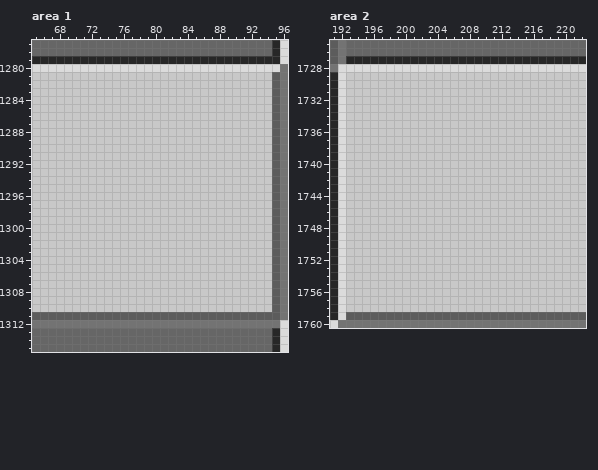
A pixel-art file gets an edit: Reference Images/holes.aseprite. The first picture shows the starting point.
512x2048 pixels, 1 frame. Colours within 5 levels of each other are drawn and written as one. Shown: area 1: x 65..96, y 1277..1315; area 2: x 191..222, y 1725..1760. The commit also changed other parts of the picture, which this record leaves out.
Once edited:
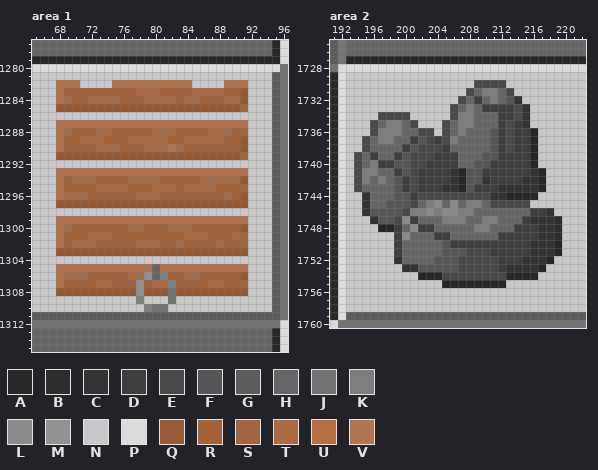
Palette (. is transparent): A #272727  B #2d2d2d  C #323333  D #3e3e3e  E #484949  F #555656  G #5c5c5c  H #666666  J #737373  K #7d7d7d  L #8a8a8a  M #929292  N #c8c8c8  P #dbdbdb  Q #985a35  R #a56238  S #a06644  T #ab6c45  U #b57045  V #b07551
From old to new:
layer "Layer 1" added
--- area 1, layer "Layer 1"
@@ x 65..96 @@
 1281 NNNNNNNNNNNNNNNNNNNNNNNNNNNNNNGJ
-1282 NNNNNNNNNNNNNNNNNNNNNNNNNNNNNNGJ
-1283 NNNNNNNNNNNNNNNNNNNNNNNNNNNNNNGJ
-1284 NNNNNNNNNNNNNNNNNNNNNNNNNNNNNNGJ
-1285 NNNNNNNNNNNNNNNNNNNNNNNNNNNNNNGJ
+1282 NNNUUUNNNNUUUUUUUUUUNNNNUUUNNNGJ
+1283 NNNURRRRRRRRRTTTRRRRTTTTRRQNNNGJ
+1284 NNNUTRRTTTTRRRTTTTRTTRRRTTQNNNGJ
+1285 NNNQQQQQQQQQQQQQQQQQQQQQQQSNNNGJ
 1286 NNNNNNNNNNNNNNNNNNNNNNNNNNNNNNGJ
-1287 NNNNNNNNNNNNNNNNNNNNNNNNNNNNNNGJ
-1288 NNNNNNNNNNNNNNNNNNNNNNNNNNNNNNGJ
-1289 NNNNNNNNNNNNNNNNNNNNNNNNNNNNNNGJ
-1290 NNNNNNNNNNNNNNNNNNNNNNNNNNNNNNGJ
-1291 NNNNNNNNNNNNNNNNNNNNNNNNNNNNNNGJ
+1287 NNNUUUUUUUUUUUUUUUUUUUUUUUUNNNGJ
+1288 NNNUTRRRTTRRRRRTTTRRRRTTTRSNNNGJ
+1289 NNNURRTTTRRRTTTTTRRTTTTTRRQNNNGJ
+1290 NNNURRRRTTTRRRTTTVTRRRRRRRQNNNGJ
+1291 NNNQQQQQQQQQQQQQQQQQQQQQQQSNNNGJ
 1292 NNNNNNNNNNNNNNNNNNNNNNNNNNNNNNGJ
-1293 NNNNNNNNNNNNNNNNNNNNNNNNNNNNNNGJ
-1294 NNNNNNNNNNNNNNNNNNNNNNNNNNNNNNGJ
-1295 NNNNNNNNNNNNNNNNNNNNNNNNNNNNNNGJ
-1296 NNNNNNNNNNNNNNNNNNNNNNNNNNNNNNGJ
-1297 NNNNNNNNNNNNNNNNNNNNNNNNNNNNNNGJ
+1293 NNNUUUUUUUUUUUUUUUUUUUUUUUUNNNGJ
+1294 NNNURTTTRRRRTTTTRRRRRTTTTTQNNNGJ
+1295 NNNURRRRTTTTRRRTTTRTTTTRRRSNNNGJ
+1296 NNNUTTTRRRRRRTTTRRRRRRRRTRQNNNGJ
+1297 NNNQQQQQQQQQQQQQQQQQQQQQQQQNNNGJ
 1298 NNNNNNNNNNNNNNNNNNNNNNNNNNNNNNGJ
-1299 NNNNNNNNNNNNNNNNNNNNNNNNNNNNNNGJ
-1300 NNNNNNNNNNNNNNNNNNNNNNNNNNNNNNGJ
-1301 NNNNNNNNNNNNNNNNNNNNNNNNNNNNNNGJ
-1302 NNNNNNNNNNNNNNNNNNNNNNNNNNNNNNGJ
-1303 NNNNNNNNNNNNNNNNNNNNNNNNNNNNNNGJ
+1299 NNNUUUUUUUUUUUUUUUUUUUUUUUUNNNGJ
+1300 NNNUTRRRRRRRTTRRRTTTRRRRRRQNNNGJ
+1301 NNNURRRTTTRRRRRRRRRTTTRRRTSNNNGJ
+1302 NNNURTTTRRRRRTTTRRTRRRRTRRSNNNGJ
+1303 NNNQQQQQQQQQQQQQQQQQQQQQQQQNNNGJ
 1304 NNNNNNNNNNNNNNNNNNNNNNNNNNNNNNGJ
-1305 NNNNNNNNNNNNNNNNNNNNNNNNNNNNNNGJ
-1306 NNNNNNNNNNNNNNNNNNNNNNNNNNNNNNGJ
-1307 NNNNNNNNNNNNNNNNNNNNNNNNNNNNNNGJ
-1308 NNNNNNNNNNNNNNNNNNNNNNNNNNNNNNGJ
-1309 NNNNNNNNNNNNNNNNNNNNNNNNNNNNNNGJ
-1310 NNNNNNNNNNNNNNNNNNNNNNNNNNNNNNGJ
+1305 NNNUUUUUUUUUUUUHUUUUUUUUUUUNNNGJ
+1306 NNNUTTTRRRRRTTMHKRRTTRRRRRQNNNGJ
+1307 NNNURRRRTTRRRMRTTKRRRRTTRRSNNNGJ
+1308 NNNQQQQQQQQQQMQQQJQQQQQQQQQNNNGJ
+1309 NNNNNNNNNNNNNKNNNJNNNNNNNNNNNNGJ
+1310 NNNNNNNNNNNNNNKJJNNNNNNNNNNNNNGJ
 1311 GGGGGGGGGGGGGGGGGGGGGGGGGGGGGGGJ
--- area 2, layer "Hole"
@@ x 191..222 @@
 1729 APNNNNNNNNNNNNNNNNNNNNNNNNNNNNNN
-1730 APNNNNNNNNNNNNNNNNNNNNNNNNNNNNNN
-1731 APNNNNNNNNNNNNNNNNNNNNNNNNNNNNNN
-1732 APNNNNNNNNNNNNNNNNNNNNNNNNNNNNNN
-1733 APNNNNNNNNNNNNNNNNNNNNNNNNNNNNNN
-1734 APNNNNNNNNNNNNNNNNNNNNNNNNNNNNNN
-1735 APNNNNNNNNNNNNNNNNNNNNNNNNNNNNNN
-1736 APNNNNNNNNNNNNNNNNNNNNNNNNNNNNNN
-1737 APNNNNNNNNNNNNNNNNNNNNNNNNNNNNNN
-1738 APNNNNNNNNNNNNNNNNNNNNNNNNNNNNNN
-1739 APNNNNNNNNNNNNNNNNNNNNNNNNNNNNNN
-1740 APNNNNNNNNNNNNNNNNNNNNNNNNNNNNNN
-1741 APNNNNNNNNNNNNNNNNNNNNNNNNNNNNNN
-1742 APNNNNNNNNNNNNNNNNNNNNNNNNNNNNNN
-1743 APNNNNNNNNNNNNNNNNNNNNNNNNNNNNNN
-1744 APNNNNNNNNNNNNNNNNNNNNNNNNNNNNNN
-1745 APNNNNNNNNNNNNNNNNNNNNNNNNNNNNNN
-1746 APNNNNNNNNNNNNNNNNNNNNNNNNNNNNNN
-1747 APNNNNNNNNNNNNNNNNNNNNNNNNNNNNNN
-1748 APNNNNNNNNNNNNNNNNNNNNNNNNNNNNNN
-1749 APNNNNNNNNNNNNNNNNNNNNNNNNNNNNNN
-1750 APNNNNNNNNNNNNNNNNNNNNNNNNNNNNNN
-1751 APNNNNNNNNNNNNNNNNNNNNNNNNNNNNNN
-1752 APNNNNNNNNNNNNNNNNNNNNNNNNNNNNNN
-1753 APNNNNNNNNNNNNNNNNNNNNNNNNNNNNNN
-1754 APNNNNNNNNNNNNNNNNNNNNNNNNNNNNNN
-1755 APNNNNNNNNNNNNNNNNNNNNNNNNNNNNNN
+1730 APNNNNNNNNNNNNNNNNEEEENNNNNNNNNN
+1731 APNNNNNNNNNNNNNNNEHKKHENNNNNNNNN
+1732 APNNNNNNNNNNNNNNEHDHKHFCNNNNNNNN
+1733 APNNNNNNNNNNNNNEHKHDDDDECNNNNNNN
+1734 APNNNNEEEENNNNNEKKHHHDDECNNNNNNN
+1735 APNNNEHKKHENNNEHKKHHHDEDCNNNNNNN
+1736 APNNNEKKKHHEENEHKHHHFDEDDANNNNNN
+1737 APNNEHKKHHDFEDEKHHHHFDEDDANNNNNN
+1738 APNNEHHHHDFEEEDHHHHHFDEDDANNNNNN
+1739 APNEHDHHDFEEEDDDHHHFFDDDDANNNNNN
+1740 APNEHKDDFFEEDDDDHHFFDDDDDANNNNNN
+1741 APNEKKHHDFEDDDDCAFFDDDDDDCANNNNN
+1742 APNEKHKHFDEDDDDCAFFCDDDDCCANNNNN
+1743 APNEHHHHFDEDDDCCAFDDDCCCCCANNNNN
+1744 APNNCHHHFFDEEEEEEEEECCAAAANNNNNN
+1745 APNNCHHFFFEHKLHLHKKHEEEEENNNNNNN
+1746 APNNCFFFFEKKLKLLKKHHHHHHHDDCNNNN
+1747 APNNNCFFELDHHHKKKHHKKHHHDCCCBNNN
+1748 APNNNNAADHLDDHHHHHKKHHHDDDCCBNNN
+1749 APNNNNNNDLHHHDDHHHHHHDDDDDCCBNNN
+1750 APNNNNNNDHHHHHFDDDDDDDDDDCCCANNN
+1751 APNNNNNNDHHHHHFFFEEEDDDDDCCCANNN
+1752 APNNNNNNCHHHHFFFEEEEEDDDCCCANNNN
+1753 APNNNNNNNCCFFFFFEEEEEDCCCCANNNNN
+1754 APNNNNNNNNNAAAEEEEEEEEAAAANNNNNN
+1755 APNNNNNNNNNNNNAAAAAAAANNNNNNNNNN
 1756 APNNNNNNNNNNNNNNNNNNNNNNNNNNNNNN
Boxes around the changes in both pictures, in picture pixels (x1, y1, x2, y2):
changed: (56, 80, 248, 312)
changed: (354, 80, 562, 288)
